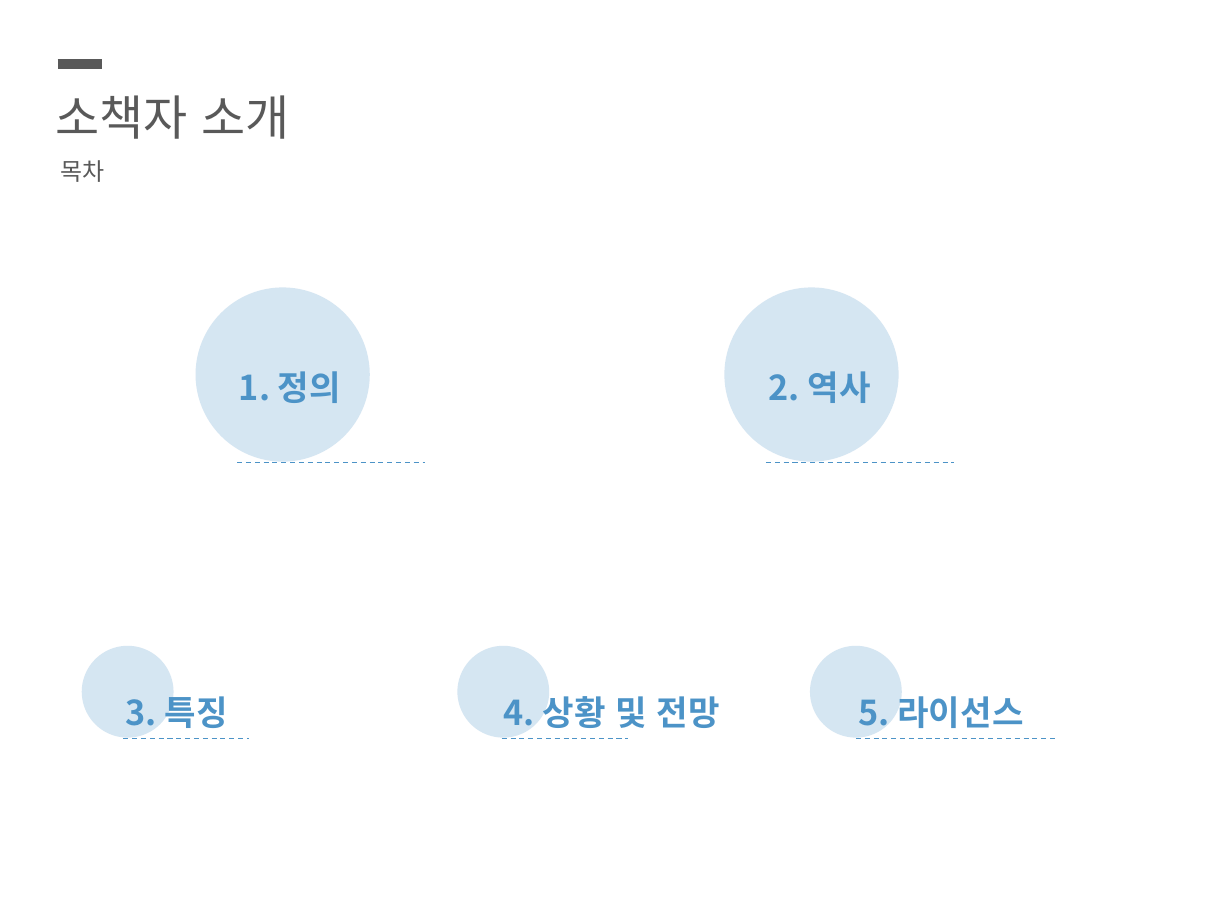
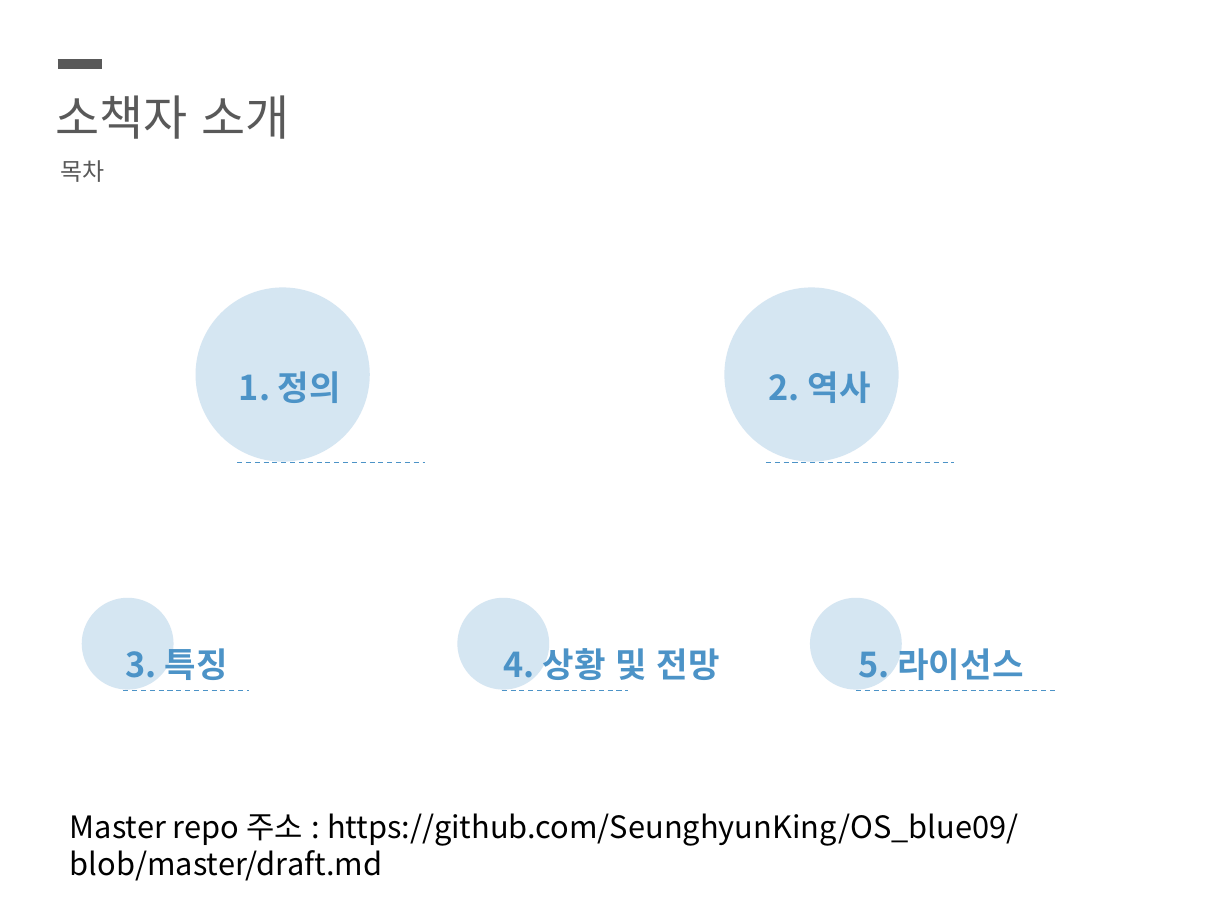
Before and after one commit to SeunghyunKing/OS_blue09, a slide deck: slide 11 of ppt.pptx. Drawn at 1232x924 pixels with LibreOffice and Linux fonts; fonts in the diff are those of the drawing. Boxes give left, top, right and bottom in pixels: in the first picture for what was removed or moved away, otherwise in the second. Text is boxed around its words. In the diff, an @@ line names an element or a change of style, - is before the commit and + after.

```diff
--- a/ppt.pptx
+++ b/ppt.pptx
@@ 3 texts, 3 ellipses, 3 lines moved together from (x1=81, y1=646, x2=1055, y2=739) to (x1=81, y1=598, x2=1055, y2=691) @@
@@ text added at (x1=70, y1=813, x2=1018, y2=881), 18 pt, text #000000 @@
+Master repo 주소 : https://github.com/SeunghyunKing/OS_blue09/blob/master/draft.md
```
Also in this commit, not shown: 4 other slides changed.
